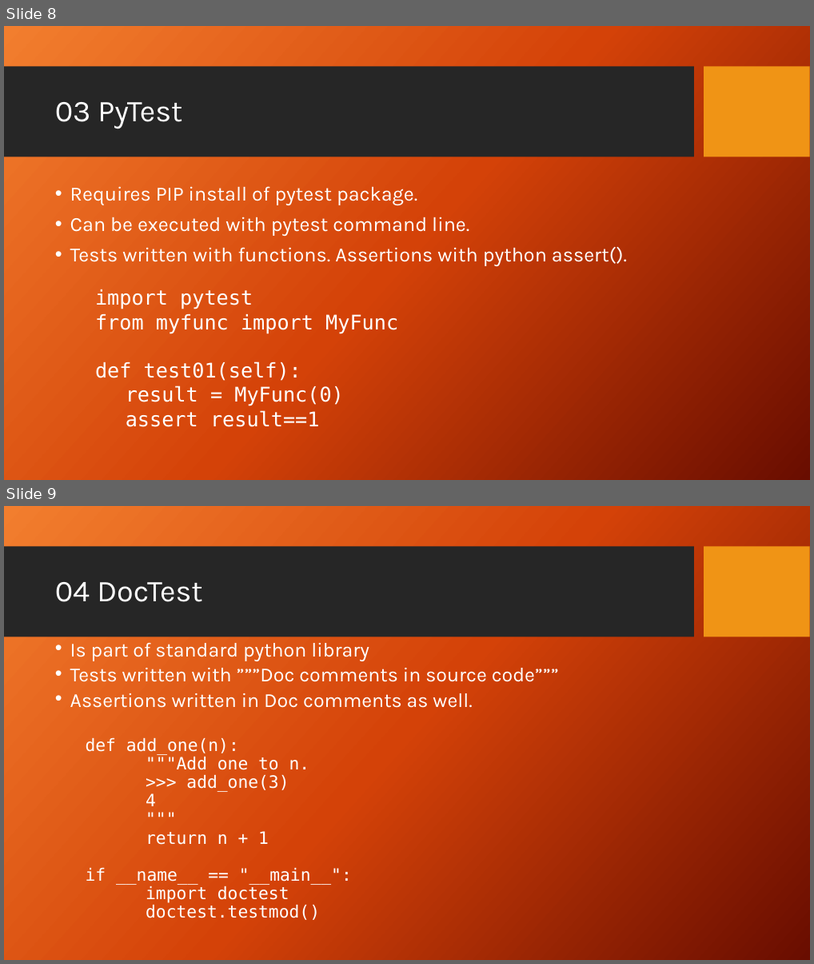
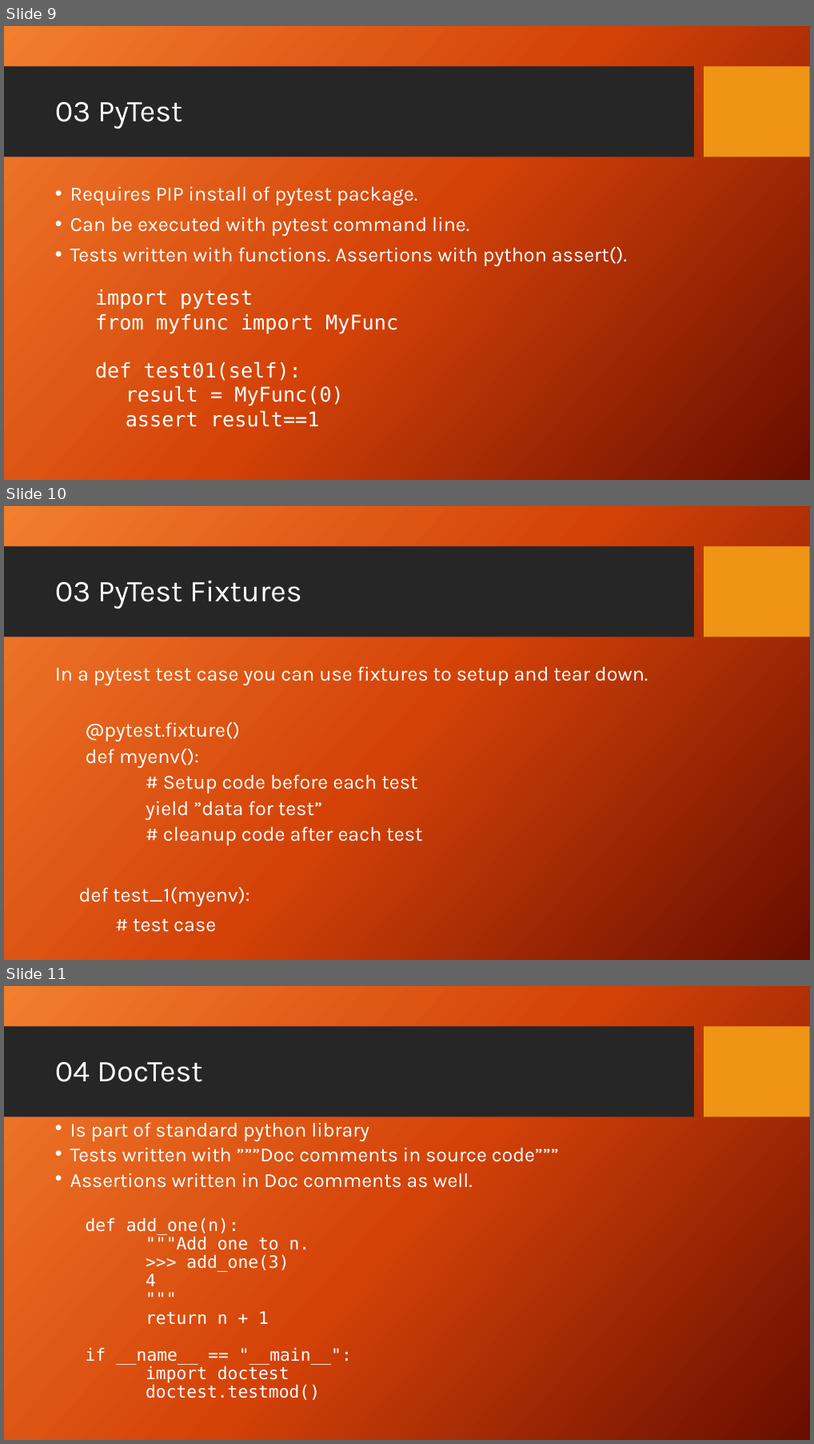
Before and after one commit to PrincetonUniversity/software_testing, a slide deck: UnitTestingSlides.pptx. Shown one above the other, each under a label of ours: slides 8 and 9 before the commit, slides 9, 10 and 11 after it. The pictures are 814x964 and 814x1444 pixels, drawn with LibreOffice and Linux fonts; fonts in the diff are those of the drawing; background and template pictures are left out. Boxes give left, top, right and bottom in pixels: in the first picture for what was removed or moved away, otherwise in the second. Text is boxed around its words. In the diff, an @@ line names an element or a change of style, - is before the commit and + after.

```diff
--- a/UnitTestingSlides.pptx
+++ b/UnitTestingSlides.pptx
@@ slide 10 added at box(4, 506, 810, 960), background picture (left out); not listed: 2 template elements that a slide beside it also shows @@
@@ title added at box(55, 580, 302, 608), 36 pt, text #FFFFFF @@
+03 PyTest Fixtures
@@ text added at box(55, 666, 649, 932), 24 pt, text #FFFFFF @@
+In a pytest test case you can use fixtures to setup and tear down.
+  @pytest.fixture()
+  def myenv():
+  # Setup code before each test
+  yield ”data for test”
+  # cleanup code after each test
+def test_1(myenv):
+# test case
@@ what was slide 8 is now slide 9 @@
@@ what was slide 9 is now slide 11 @@
```
Also in this commit, not shown: 1 slide changed, 1 other slide added.
